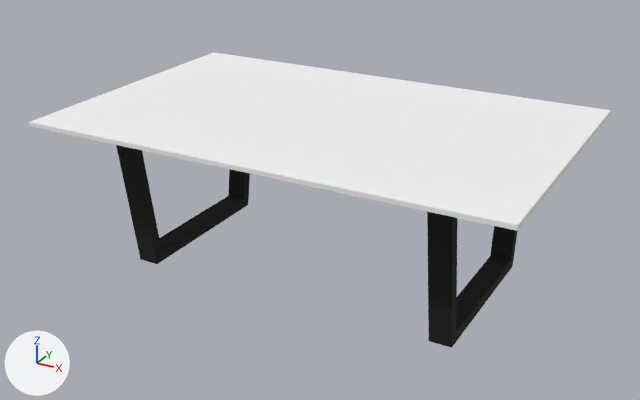
The glTF model 3d/Mesa Gero Cata 140x220.glb: old version first, new version second.
Camera for both pictures: a 50 mm camera at (1806.0, -3335.0, 1992.0) aimed at (-15.0, -25.0, 337.0). The lights are fixed; the arrows at lower left show +X, +Y and +Z. Where no turn or scale is listed for an object, it has been applied to the vertices.

The first picture shows 'Extrusion <3330 Extrusion<', 'GeomCombination <6058 Joined Solid Geometry<'.
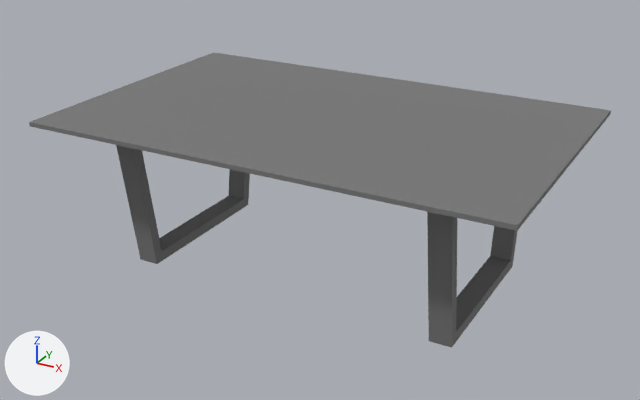
The newer file is also rescaled (x0.001) as a whole; pictures and numbers use the older file's frame.

What differs and where, as boxes [x1, y1, x2, y2] in the pictures (640 x 400 px):
'Extrusion <3330 Extrusion<', recoloured (white to grey): [29, 52, 611, 231] in both
'GeomCombination <6058 Joined Solid Geometry<', recoloured (black to grey): [116, 145, 518, 348] in both

The change, as a diff of the scene's bpy script:
```diff
--- a/3d/Mesa Gero Cata 140x220.glb.py
+++ b/3d/Mesa Gero Cata 140x220.glb.py
@@ mat_stone_blanco @@
 mat_stone_blanco = principled_material('STONE BLANCO')
-mat_stone_blanco.base_color = (0.905, 0.905, 0.905)  # white #f4f4f4
+mat_stone_blanco.base_color = (0.188, 0.188, 0.188)  # grey #787878
 mat_stone_blanco.roughness = 1.0
@@ mat_negro @@
 mat_negro = principled_material('NEGRO')
-mat_negro.base_color = (0.00972, 0.00972, 0.00972)  # black #191919
+mat_negro.base_color = (0.188, 0.188, 0.188)  # grey #787878
 mat_negro.roughness = 1.0
```
